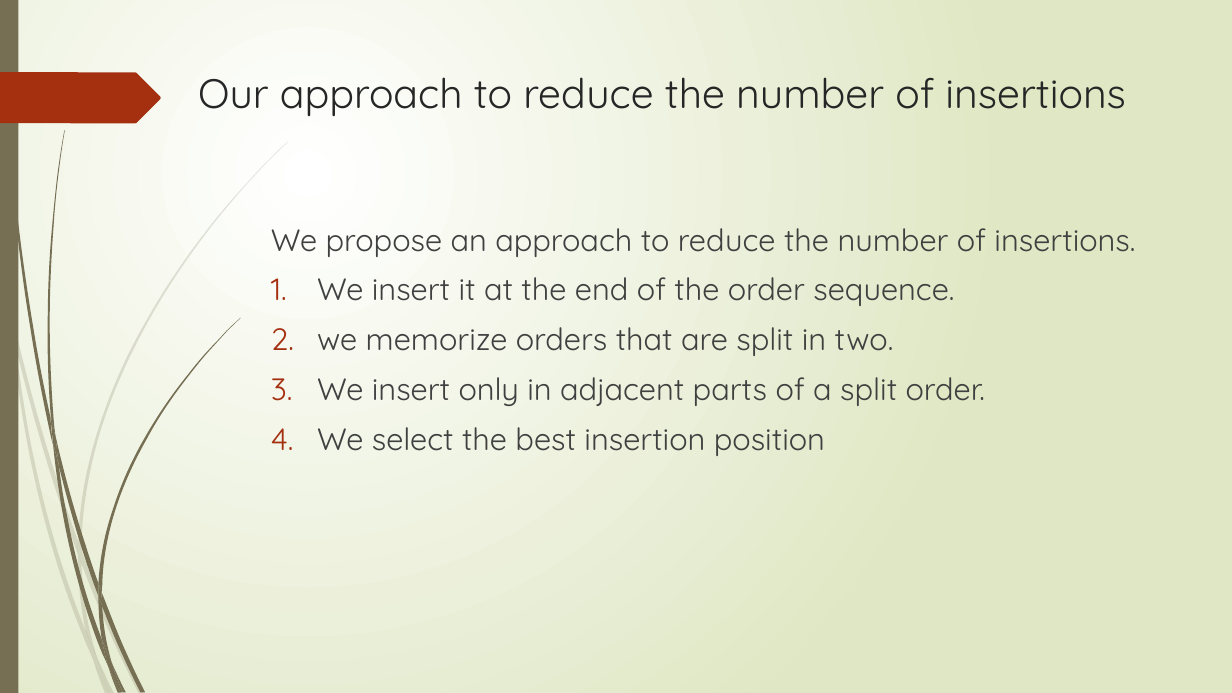
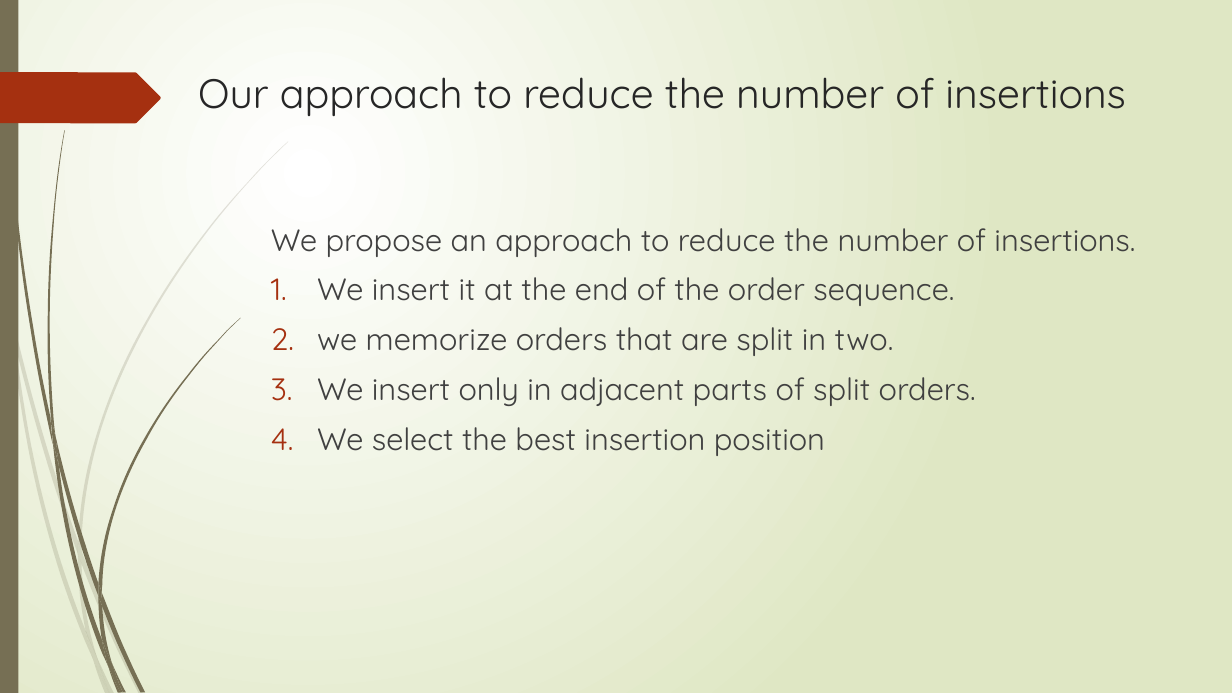
Before and after one commit to r-kurosu/kline_new, a slide deck: slide 39 of 竹田_修論発表.pptx. Drawn at 1232x693 pixels with LibreOffice and Linux fonts; fonts in the diff are those of the drawing. Boxes give left, top, right and bottom in pixels: in the first picture for what was removed or moved away, otherwise in the second. Text is boxed around its words. In the diff, an @@ line names an element or a change of style, - is before the commit and + after.

```diff
--- a/竹田_修論発表.pptx
+++ b/竹田_修論発表.pptx
@@ text at (317, 377, 976, 406): text changed @@
-3. We insert only in adjacent parts of a split order.
+3. We insert only in adjacent parts of split orders.
```
Also in this commit, not shown: 7 other slides changed.
